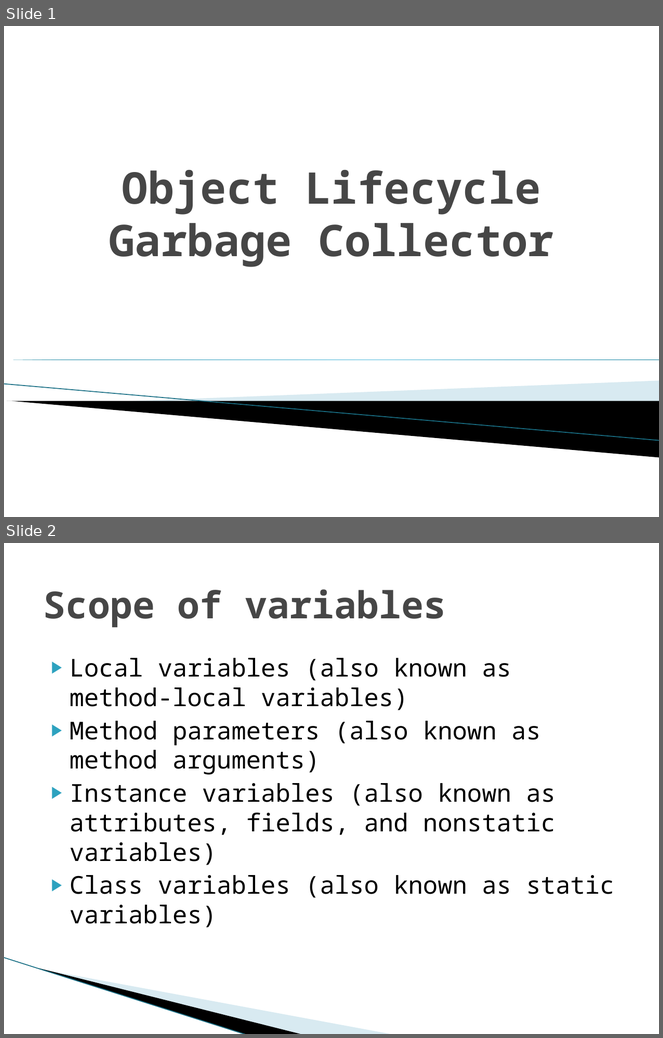
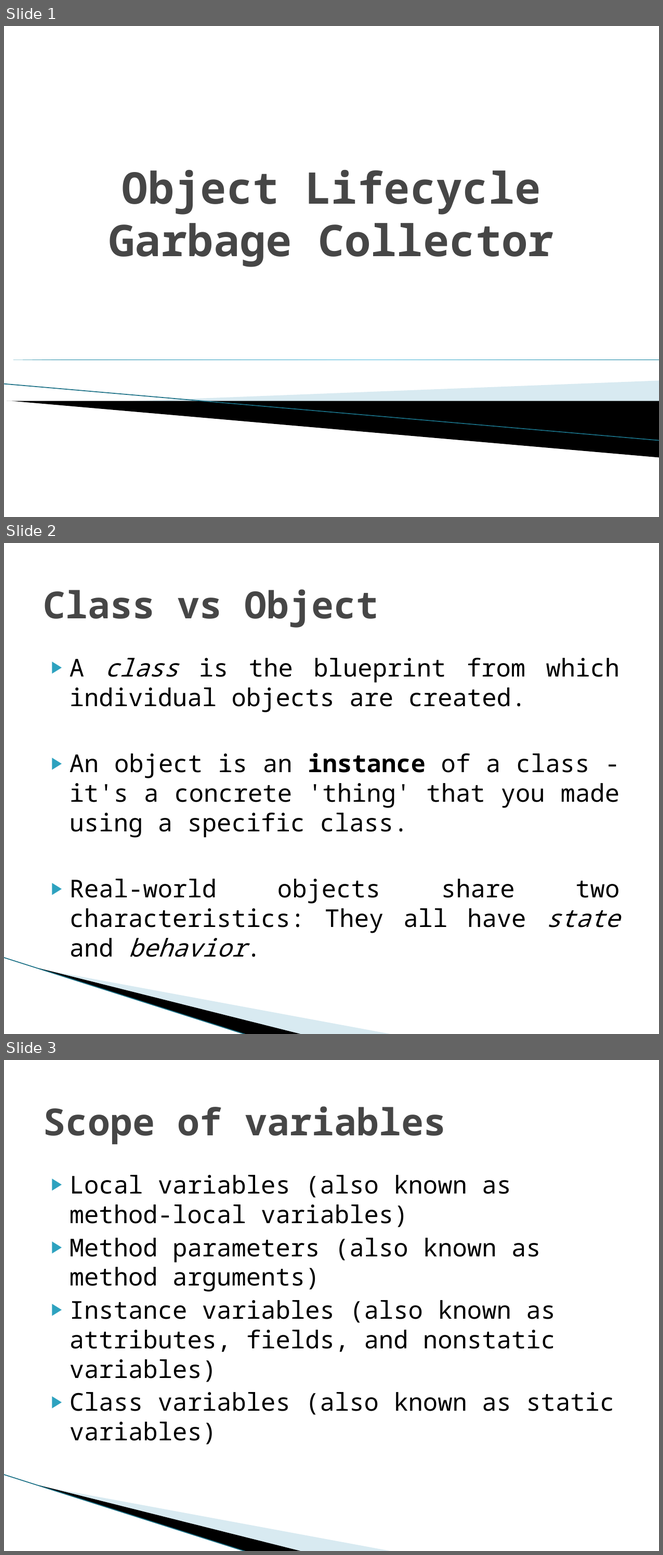
Before and after one commit to ZeroToHero-2014/Java, a slide deck: workshops/2.Objects_GC.pptx. Shown one above the other, each under a label of ours: slides 1 and 2 before the commit, slides 1, 2 and 3 after it. The pictures are 663x1038 and 663x1555 pixels, drawn with LibreOffice and Linux fonts; fonts in the diff are those of the drawing; background and template pictures are left out. Boxes give left, top, right and bottom in pixels: in the first picture for what was removed or moved away, otherwise in the second. Text is boxed around its words. In the diff, an @@ line names an element or a change of style, - is before the commit and + after.

```diff
--- a/workshops/2.Objects_GC.pptx
+++ b/workshops/2.Objects_GC.pptx
@@ slide 2 added at <box>4,543,659,1034</box>, background #FFFFFF; not listed: 3 template elements that a slide beside it also shows @@
@@ title added at <box>43,589,379,628</box>, 41 pt, text #464646, bold @@
+Class vs Object
@@ text added at <box>70,658,620,957</box>, 27 pt, text #000000 @@
+▶ A class is the blueprint from which individual objects are created.
+▶ An object is an instance of a class - it's a concrete 'thing' that you made using a specific class.
+▶ Real-world objects share two characteristics: They all have state and behavior.
@@ what was slide 2 is now slide 3 @@
```
Also in this commit, not shown: 1 slide changed.
